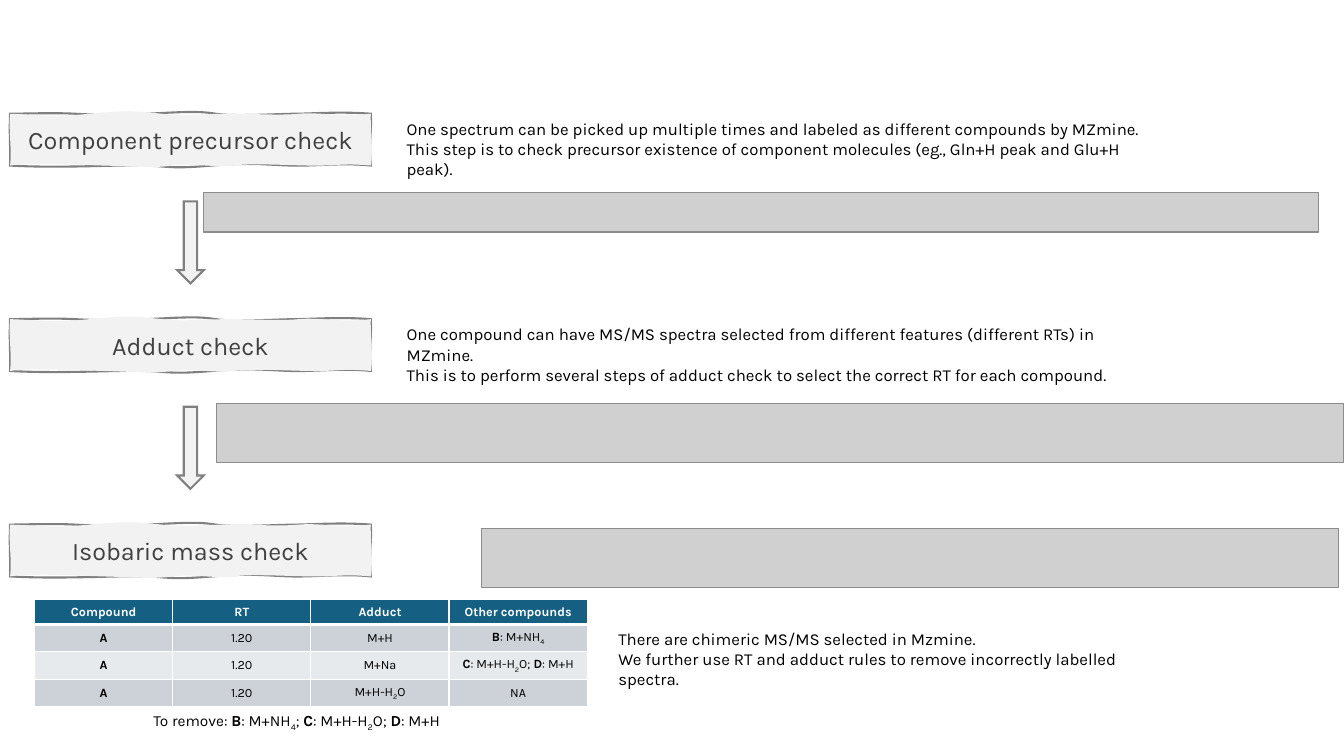
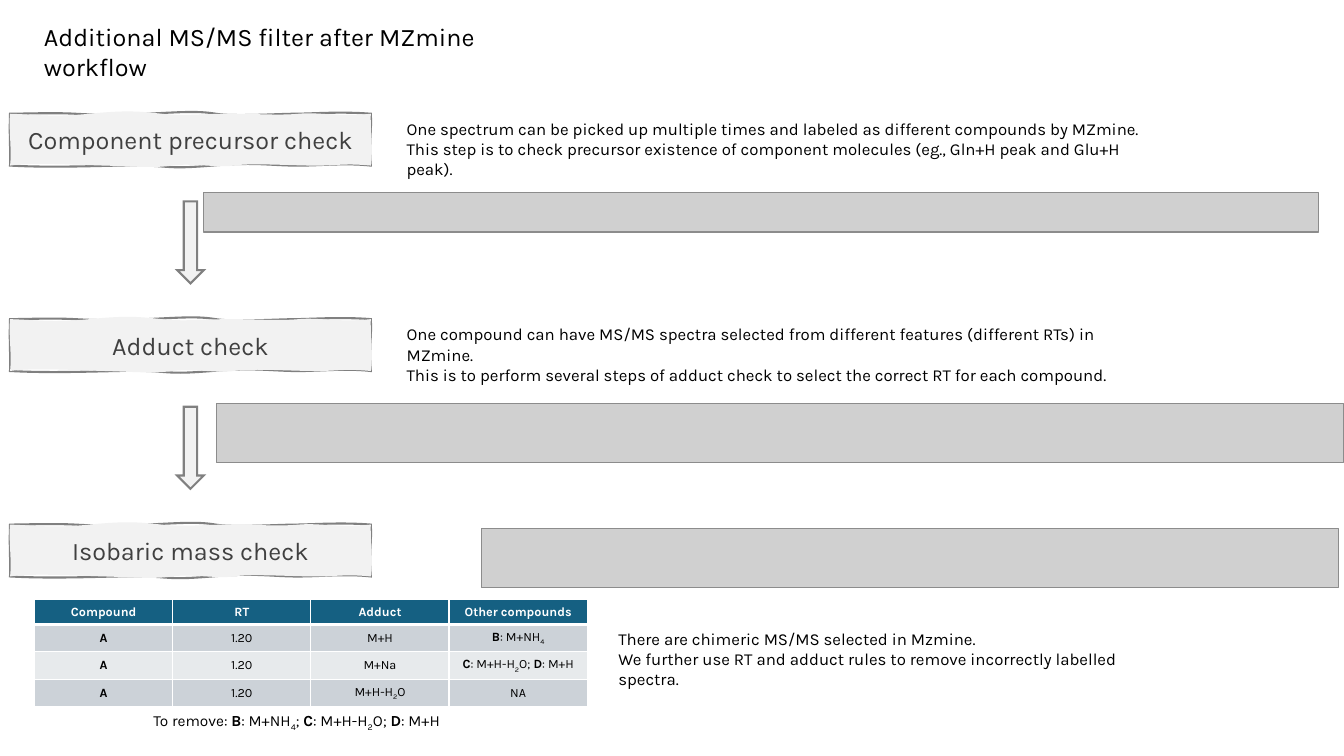
Before and after one commit to Philipbear/reverse_metabolomics, a slide deck: slide 1 of library_filter.pptx. Drawn at 1344x756 pixels with LibreOffice and Linux fonts; fonts in the diff are those of the drawing; grey boxes stand for pictures. Boxes give left, top, right and bottom in pixels: in the first picture for what was removed or moved away, otherwise in the second. Text is boxed around its words. In the diff, an @@ line names an element or a change of style, - is before the commit and + after.

Commit message:
workflow slide

```diff
--- a/library_filter.pptx
+++ b/library_filter.pptx
@@ text added at [44,27,474,77], 18 pt, text #000000 @@
+Additional MS/MS filter after MZmine workflow
```
